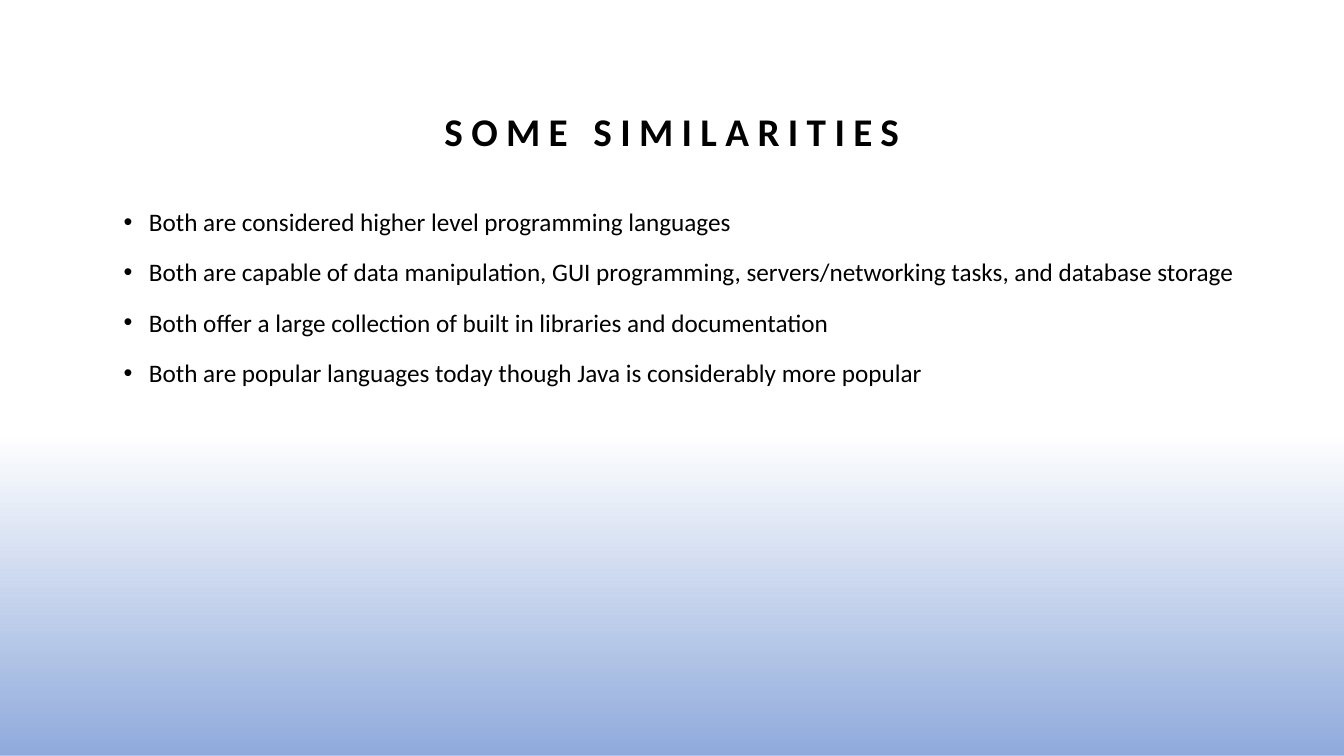
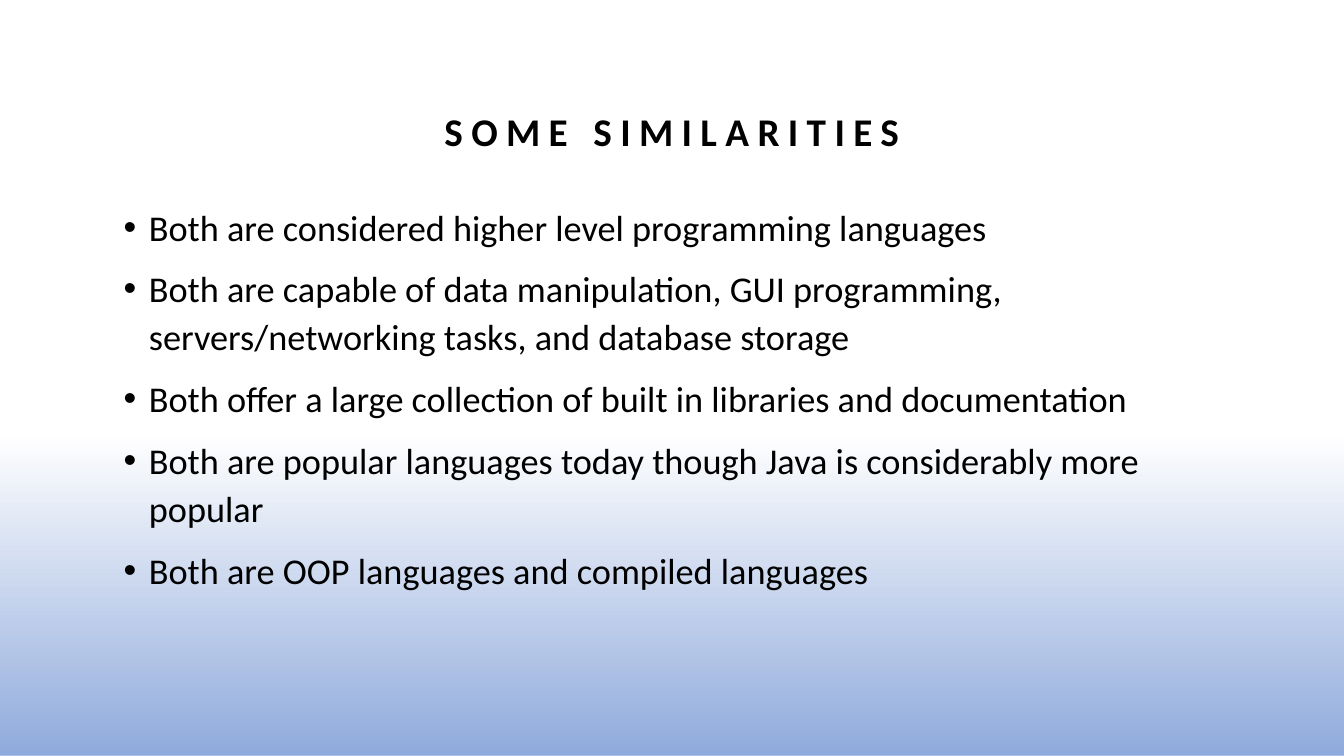
Before and after one commit to tzenisekj/Spring2024-ProgrammingLanguages, a slide deck: slide 3 of Term Paper/FInal.pptx. Drawn at 1344x756 pixels with LibreOffice and Linux fonts; fonts in the diff are those of the drawing. Boxes give left, top, right and bottom in pixels: in the first picture for what was removed or moved away, otherwise in the second. Text is boxed around its words. In the diff, an @@ line names an element or a change of style, - is before the commit and + after.

Commit message:
updated presentation

```diff
--- a/Term Paper/FInal.pptx
+++ b/Term Paper/FInal.pptx
@@ text at [149, 215, 1138, 528]: size 18 to 25.9 pt in "Both are considered higher level programming languages", "Both are capable of data manipulation, GUI ...", "Both offer a large collection of built ...", "Both are popular languages today though Java ..."; line spacing 1.2 to 1.1 @@
@@ text at [149, 558, 868, 591]: paragraph added @@
+• Both are OOP languages and compiled languages
```
Also in this commit, not shown: 9 slides added.
